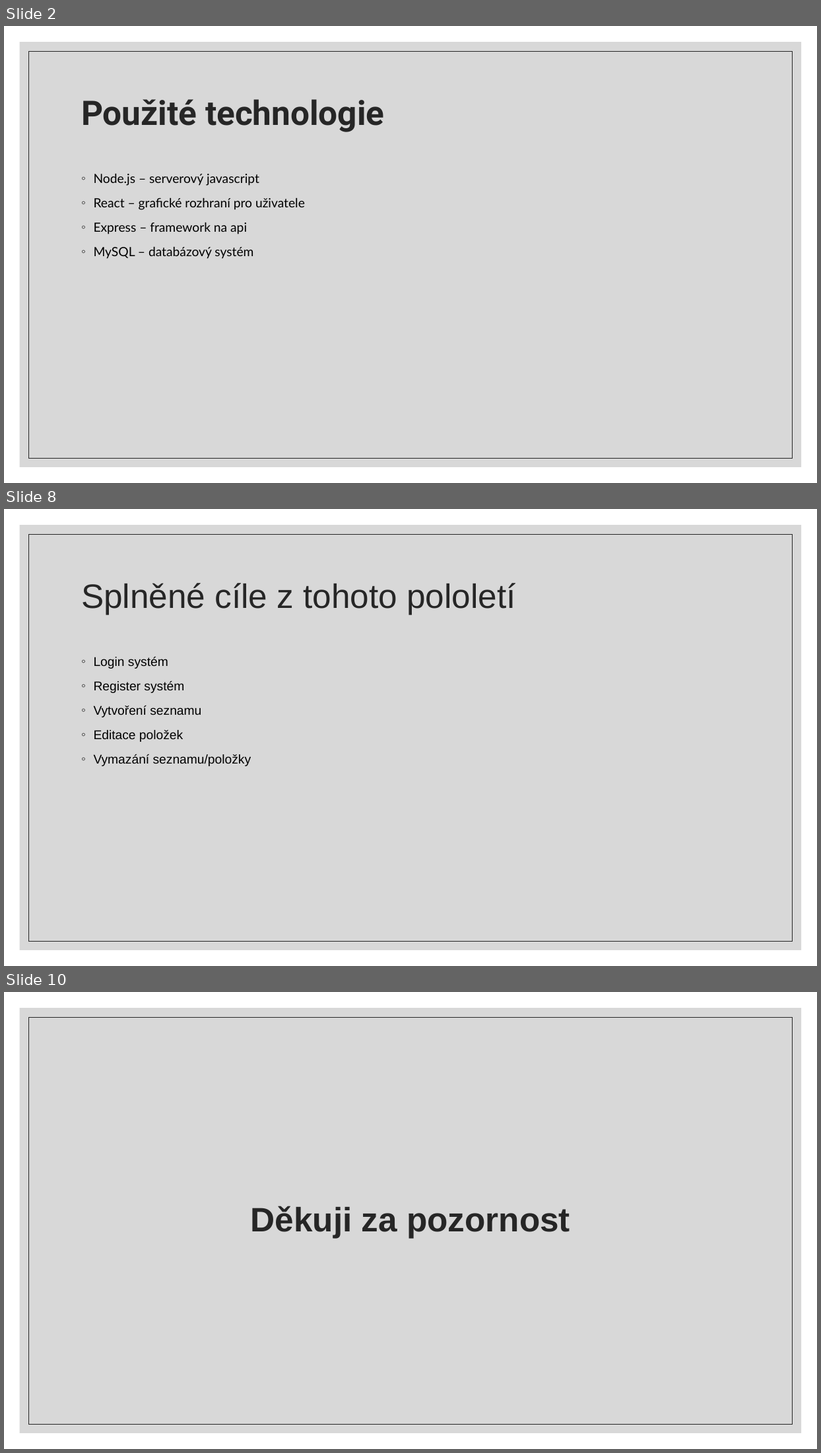
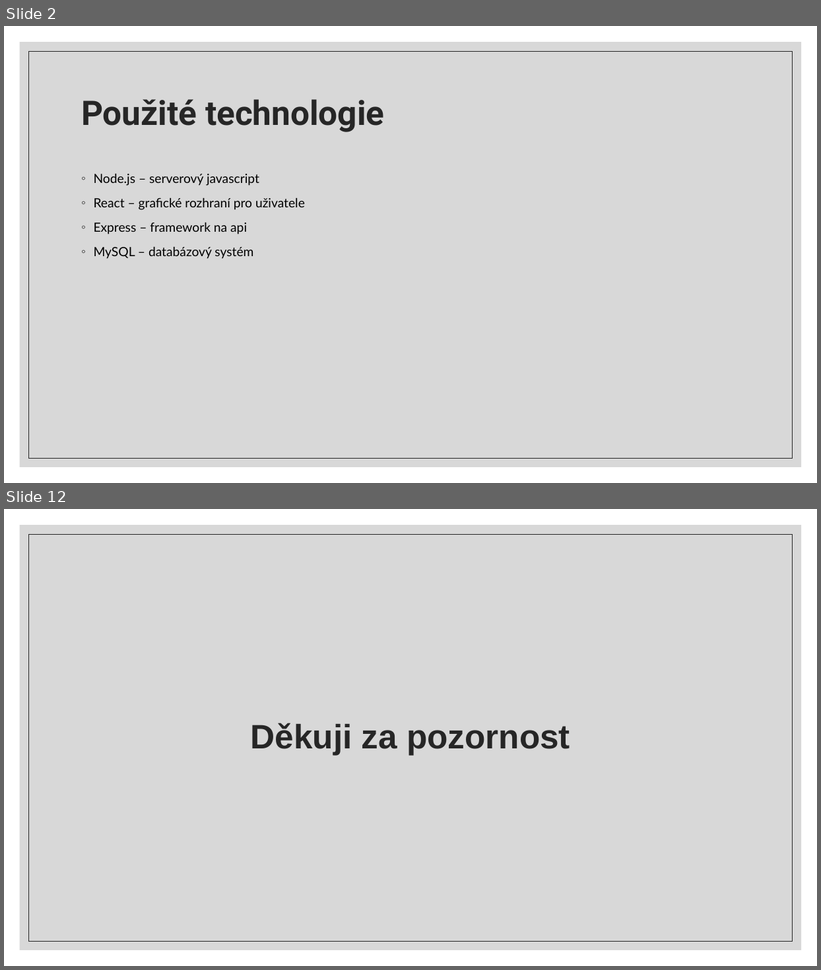
Before and after one commit to Atmaak/rocnikovka, a slide deck: ostatni/prezentace.pptm. Shown one above the other, each under a label of ours: slides 2, 8 and 10 before the commit, slides 2 and 12 after it; the slides between them are not shown. The pictures are 821x1453 and 821x970 pixels, drawn with LibreOffice and Linux fonts; fonts in the diff are those of the drawing. Boxes give left, top, right and bottom in pixels: in the first picture for what was removed or moved away, otherwise in the second. Text is boxed around its words. In the diff, an @@ line names an element or a change of style, - is before the commit and + after.

```diff
--- a/ostatni/prezentace.pptm
+++ b/ostatni/prezentace.pptm
@@ slide 8 removed at (4, 509, 817, 966), background #FFFFFF; not listed: 2 template elements that a slide beside it also shows @@
@@ title removed at (81, 583, 516, 615) @@
-Splněné cíle z tohoto pololetí
@@ text removed at (94, 657, 252, 766) @@
-◦ Login systém
-◦ Register systém
-◦ Vytvoření seznamu
-◦ Editace položek
-◦ Vymazání seznamu/položky
@@ what was slide 10 is now slide 12 @@
```
Also in this commit, not shown: 4 slides changed, 5 slides added, 2 other slides removed, 10 other files.
